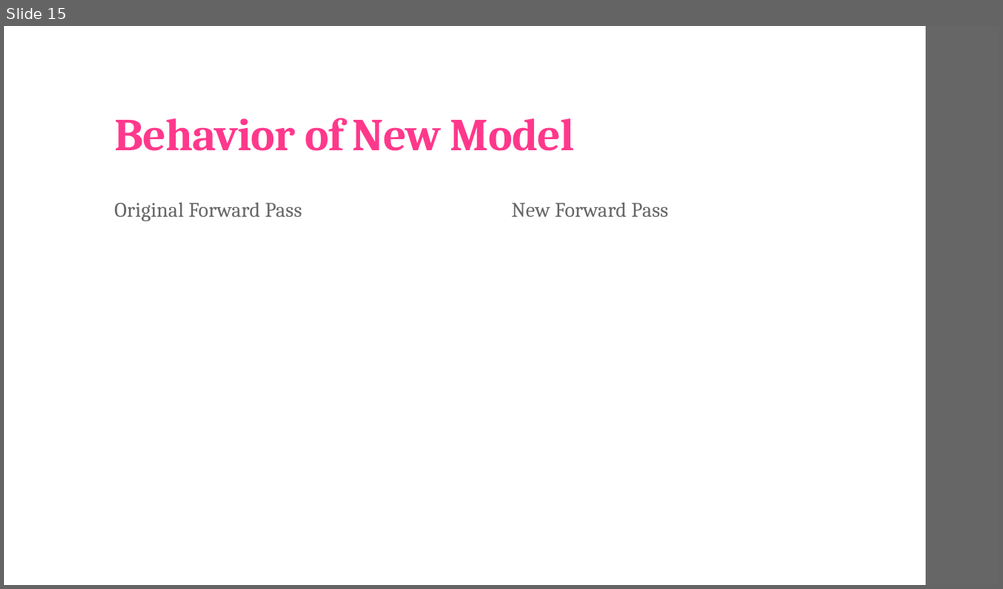
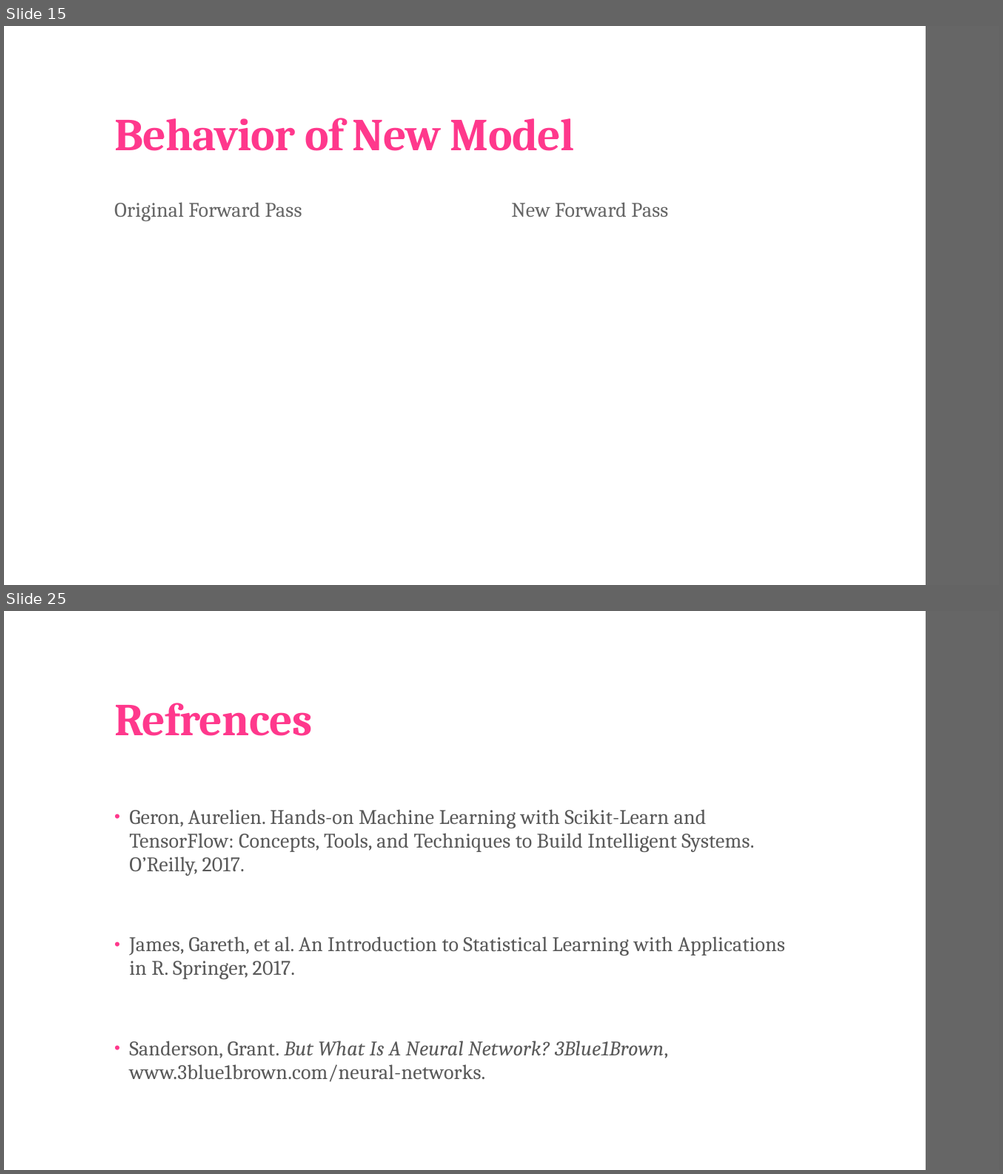
Before and after one commit to landonbuell/Convolutional-Neural-Networks, a slide deck: Presentations/02_04_2020/Modifying Layer Activations.pptx. Shown one above the other, each under a label of ours: slide 15 before the commit, slides 15 and 25 after it; the slides between them are not shown. The pictures are 1003x589 and 1003x1174 pixels, drawn with LibreOffice and Linux fonts; fonts in the diff are those of the drawing; grey boxes stand for pictures. Boxes give left, top, right and bottom in pixels: in the first picture for what was removed or moved away, otherwise in the second. Text is boxed around its words. In the diff, an @@ line names an element or a change of style, - is before the commit and + after.

```diff
--- a/Presentations/02_04_2020/Modifying Layer Activations.pptx
+++ b/Presentations/02_04_2020/Modifying Layer Activations.pptx
@@ slide 25 added at [4, 611, 999, 1170], background #FFFFFF; not listed: 1 template element that a slide beside it also shows @@
@@ title added at [114, 703, 312, 736], 44 pt, text #FF388C, bold @@
+Refrences
@@ text added at [129, 809, 785, 1082], 20 pt, text #595959 @@
+• Geron, Aurelien. Hands-on Machine Learning with Scikit-Learn and TensorFlow: Concepts, Tools, and Techniques to Build Intelligent Systems. O’Reilly, 2017.
+• James, Gareth, et al. An Introduction to Statistical Learning with Applications in R. Springer, 2017.
+• Sanderson, Grant. But What Is A Neural Network? 3Blue1Brown, www.3blue1brown.com/neural-networks.
```
Also in this commit, not shown: 4 slides changed, 9 other slides added, 5 other files.
